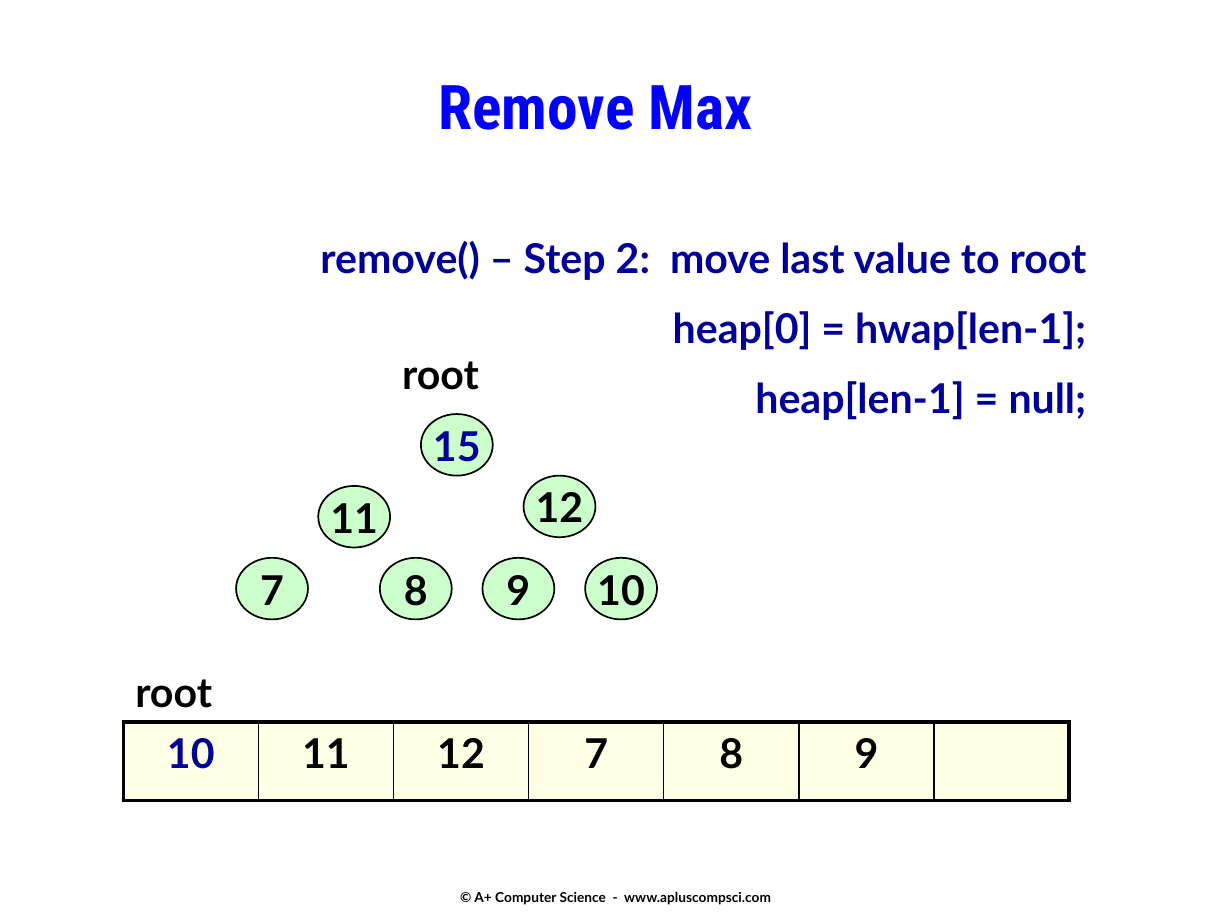
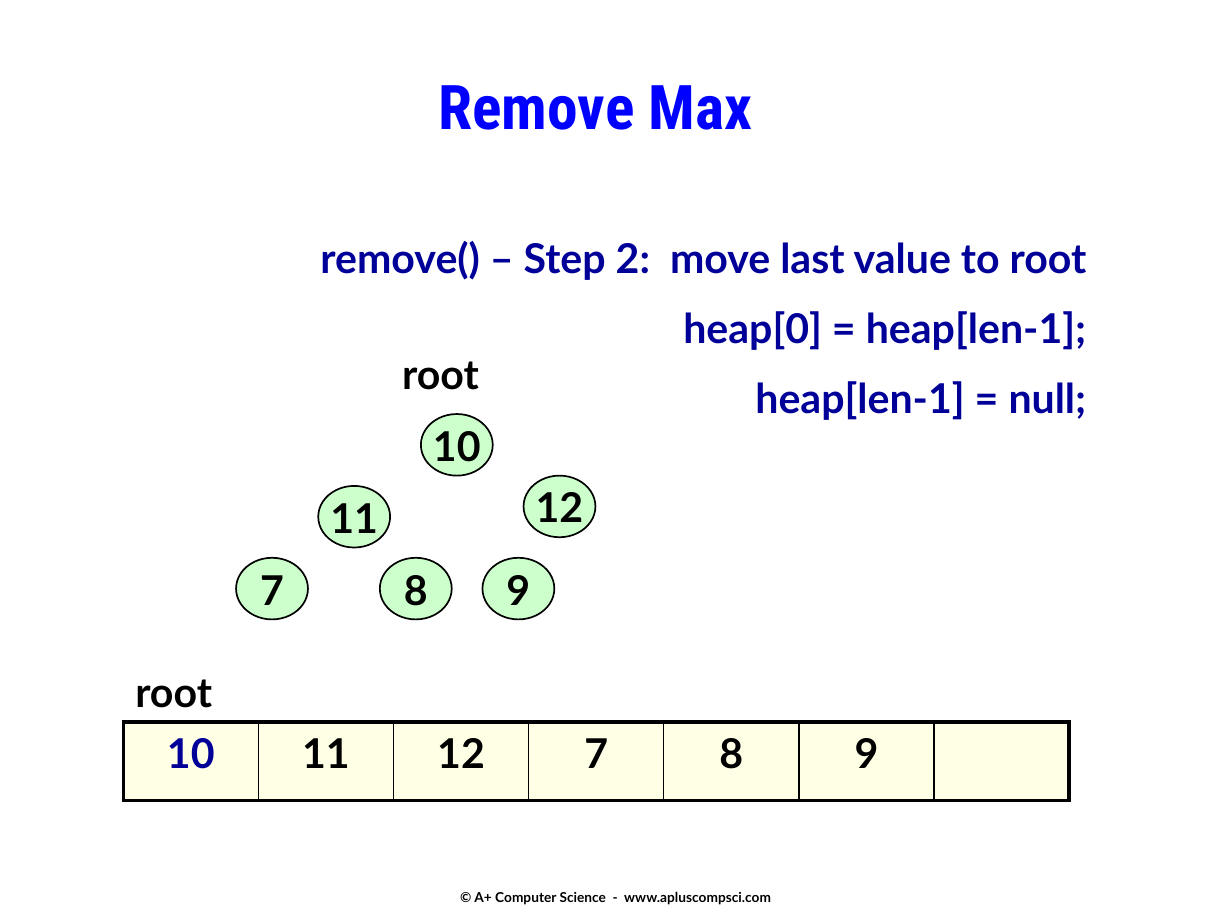
Before and after one commit to Cy-FairCS/cs3, a slide deck: slide 27 of u08c_heaps/notes/_a.heaps.pptx (slide 25 before the commit). Drawn at 1232x924 pixels with LibreOffice and Linux fonts; fonts in the diff are those of the drawing. Boxes give left, top, right and bottom in pixels: in the first picture for what was removed or moved away, otherwise in the second. Text is boxed around its words. In the diff, an @@ line names an element or a change of style, - is before the commit and + after.

Commit message:
Update Heap PPT

```diff
--- a/u08c_heaps/notes/_a.heaps.pptx
+++ b/u08c_heaps/notes/_a.heaps.pptx
@@ text at [683,311,1086,350]: text changed @@
-heap[0] = hwap[len-1];
+heap[0] = heap[len-1];
@@ text in ellipse at [433,431,481,469]: text changed; text colour #000099 to #000000 @@
-15
+10
@@ ellipse removed at [585,558,657,620] @@
-10
```
Also in this commit, not shown: 3 other slides changed, 2 slides added.
